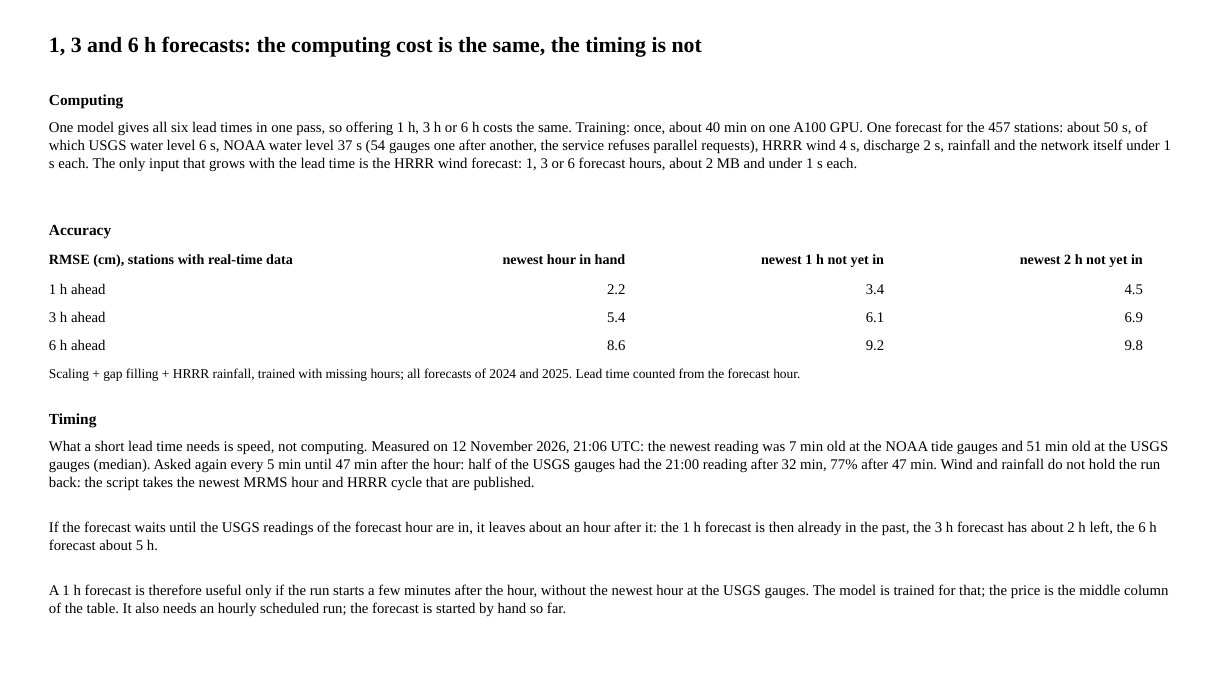
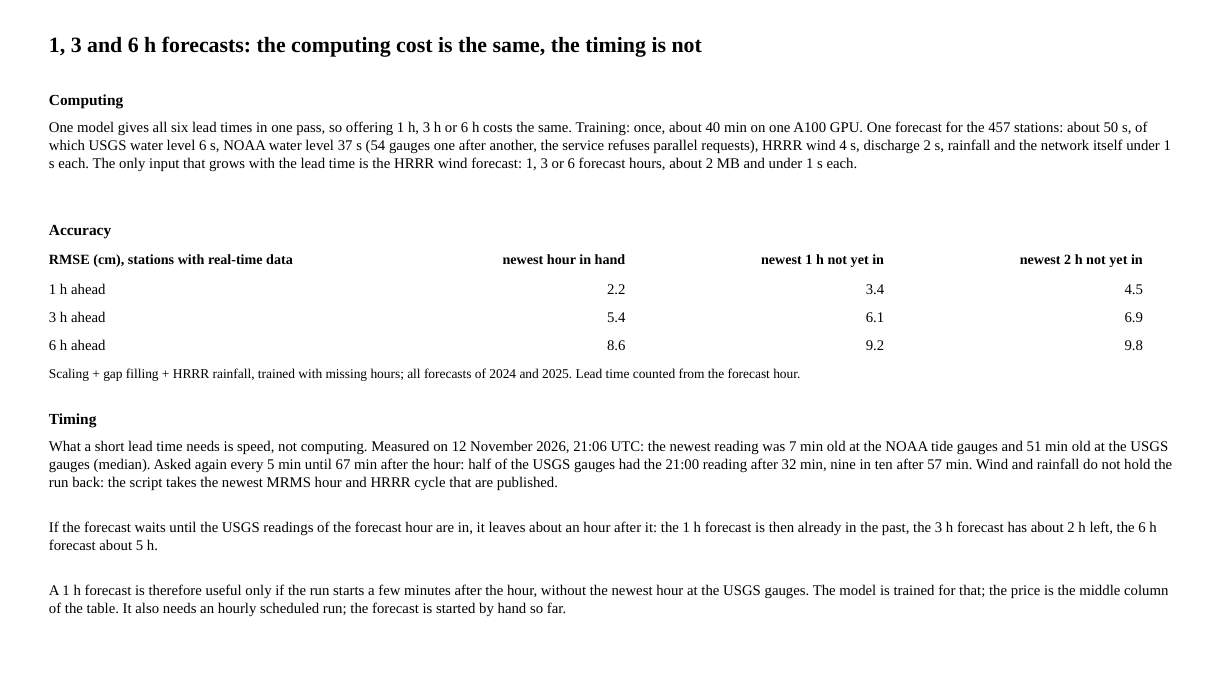
Before and after one commit to LaurenW1997/subdomainLSTM, a slide deck: slide 32 of deliverables/17_versions/version_comparison.pptx. Drawn at 1232x693 pixels with LibreOffice and Linux fonts; fonts in the diff are those of the drawing. Boxes give left, top, right and bottom in pixels: in the first picture for what was removed or moved away, otherwise in the second. Text is boxed around its words. In the diff, an @@ line names an element or a change of style, - is before the commit and + after.

```diff
--- a/deliverables/17_versions/version_comparison.pptx
+++ b/deliverables/17_versions/version_comparison.pptx
@@ text at box(49, 440, 1172, 490): text changed @@
-What a short lead time needs is speed, not computing. Measured on 12 November 2026, 21:06 UTC: the newest reading was 7 min old at the NOAA tide gauges and 51 min old at the USGS gauges (median). Asked again every 5 min until 47 min after the hour: half of the USGS gauges had the 21:00 reading after 32 min, 77% after 47 min. Wind and rainfall do not hold the run back: the script takes the newest MRMS hour and HRRR cycle that are published.
+What a short lead time needs is speed, not computing. Measured on 12 November 2026, 21:06 UTC: the newest reading was 7 min old at the NOAA tide gauges and 51 min old at the USGS gauges (median). Asked again every 5 min until 67 min after the hour: half of the USGS gauges had the 21:00 reading after 32 min, nine in ten after 57 min. Wind and rainfall do not hold the run back: the script takes the newest MRMS hour and HRRR cycle that are published.
```
